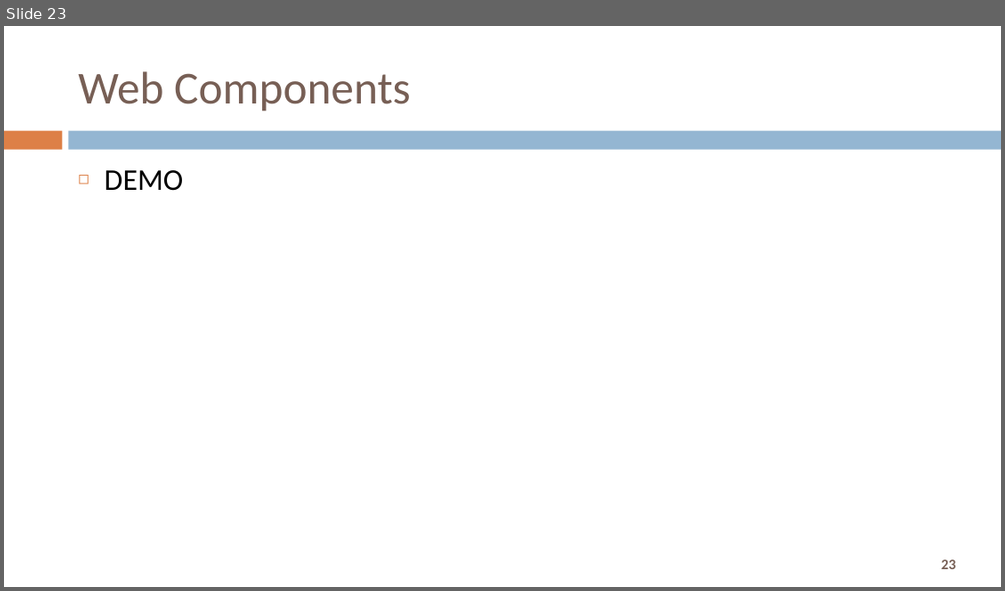
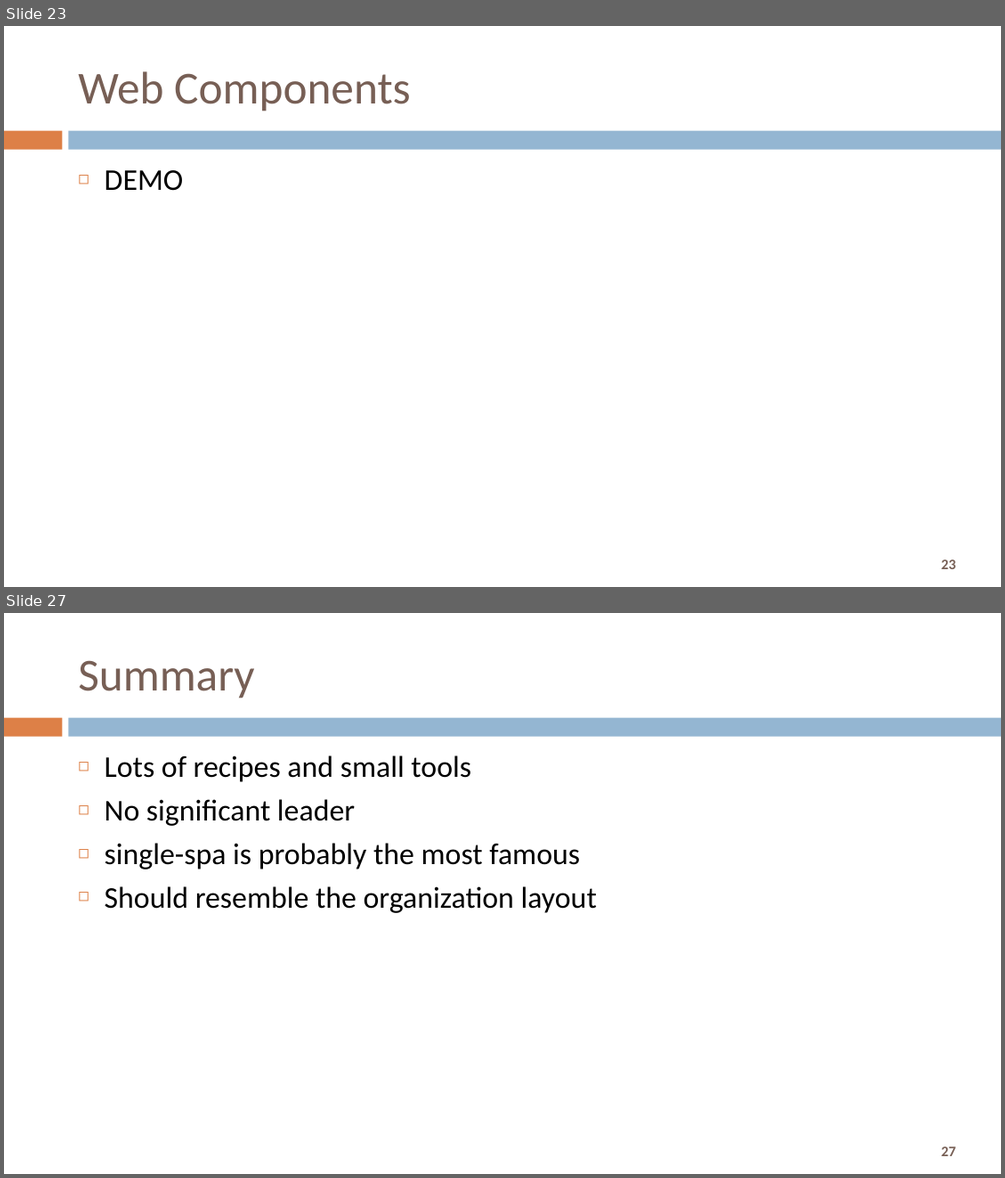
Before and after one commit to Trainologic/devjam2018, a slide deck: Micro Front Ends.pptx. Shown one above the other, each under a label of ours: slide 23 before the commit, slides 23 and 27 after it; the slides between them are not shown. The pictures are 1005x591 and 1005x1178 pixels, drawn with LibreOffice and Linux fonts; fonts in the diff are those of the drawing. Boxes give left, top, right and bottom in pixels: in the first picture for what was removed or moved away, otherwise in the second. Text is boxed around its words. In the diff, an @@ line names an element or a change of style, - is before the commit and + after.

```diff
--- a/Micro Front Ends.pptx
+++ b/Micro Front Ends.pptx
@@ slide 27 added at [4,613,1001,1174], background #FFFFFF; not listed: 3 template elements that a slide beside it also shows @@
@@ title added at [78,660,254,698], 44 pt, text #775F55 @@
+Summary
@@ text added at [105,755,597,913], 29 pt, text #000000 @@
+◻ Lots of recipes and small tools
+◻ No significant leader
+◻ single-spa is probably the most famous
+◻ Should resemble the organization layout
```
Also in this commit, not shown: 3 slides changed, 2 other slides added.
